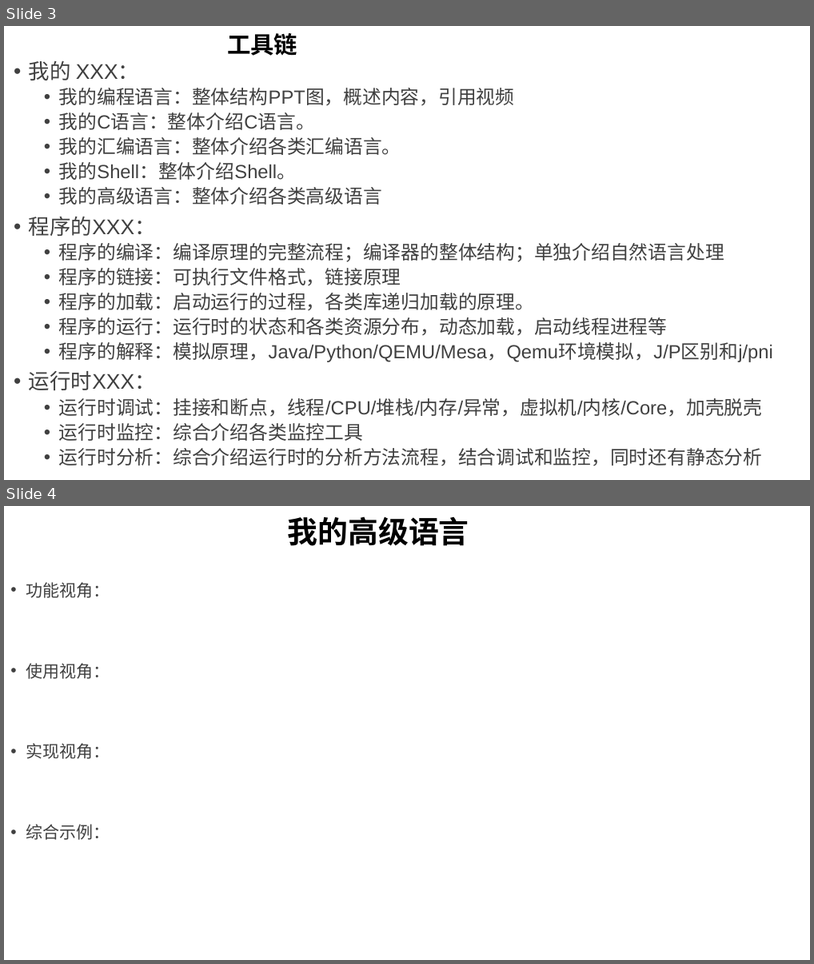
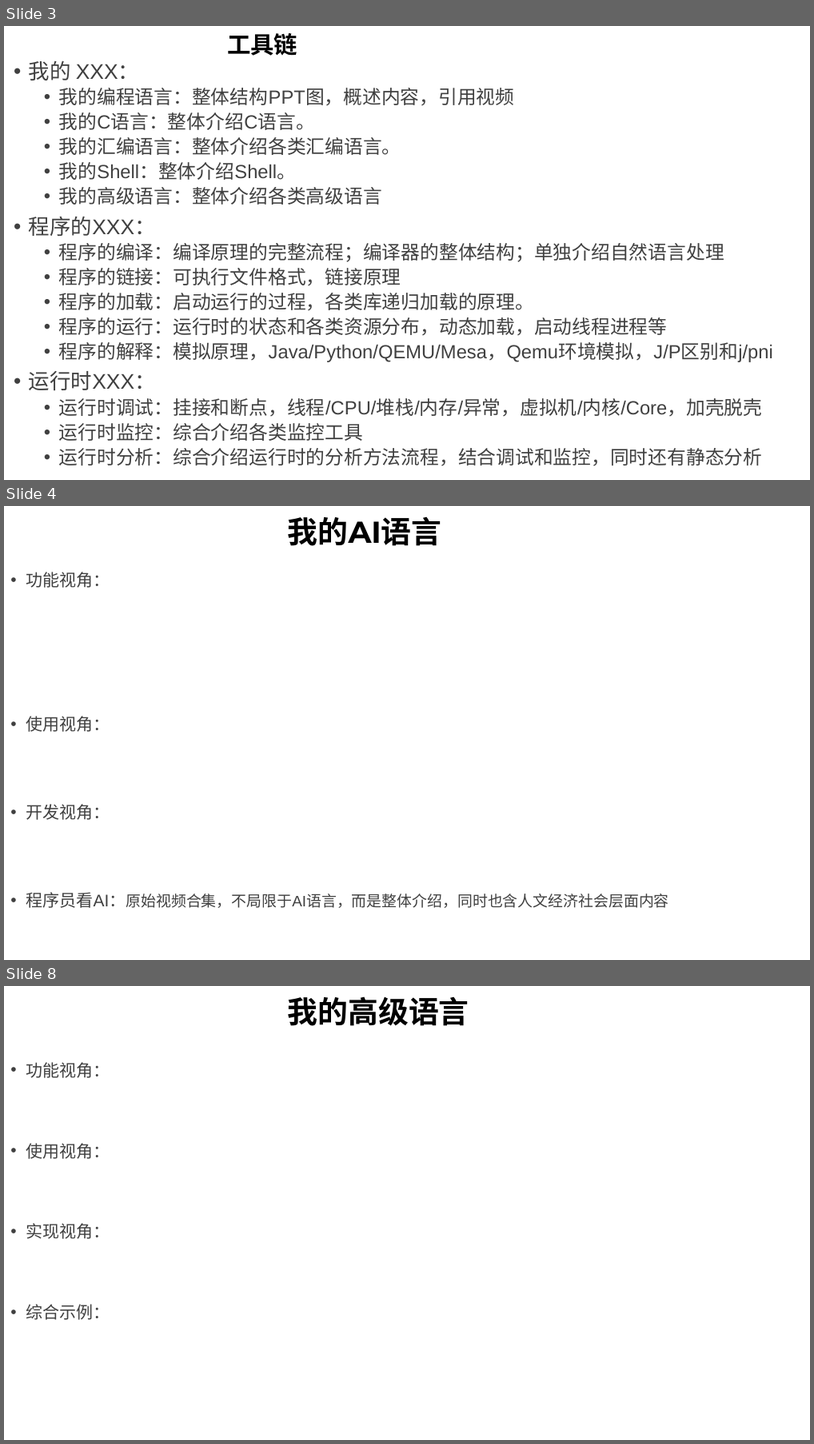
Before and after one commit to GavinKoeng/it-talks, a slide deck: it-talks.pptx. Shown one above the other, each under a label of ours: slides 3 and 4 before the commit, slides 3, 4 and 8 after it; the slides between them are not shown. The pictures are 814x964 and 814x1444 pixels, drawn with LibreOffice and Linux fonts; fonts in the diff are those of the drawing. Boxes give left, top, right and bottom in pixels: in the first picture for what was removed or moved away, otherwise in the second. Text is boxed around its words. In the diff, an @@ line names an element or a change of style, - is before the commit and + after.

Commit message:
增加 "我的AI语言" 视频组提纲

```diff
--- a/it-talks.pptx
+++ b/it-talks.pptx
@@ slide 4 added at bbox=[4, 506, 810, 960], background #FFFFFF @@
@@ title added at bbox=[288, 517, 442, 546], 36 pt, text #000000, bold @@
+我的AI语言
@@ text added at bbox=[26, 572, 669, 908], 18 pt, text #404040 @@
+• 功能视角：
+• 使用视角：
+• 开发视角：
+• 程序员看AI：原始视频合集，不局限于AI语言，而是整体介绍，同时也含人文经济社会层面内容
@@ what was slide 4 is now slide 8 @@
```
Also in this commit, not shown: 3 other slides added, 1 other file.
